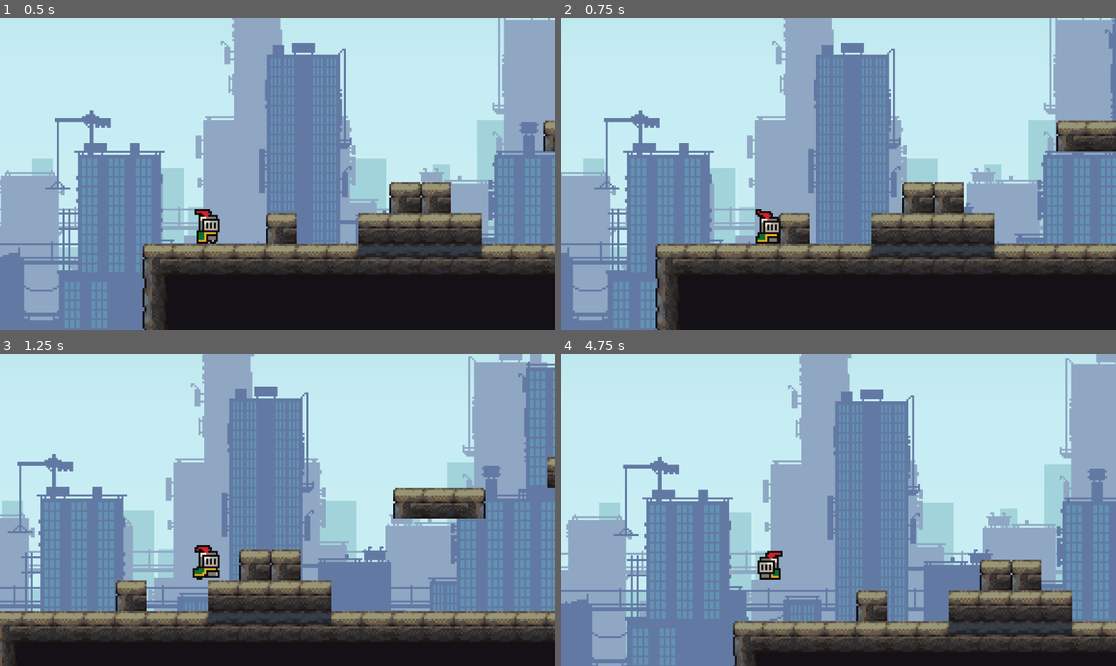
Above: before the commit, frames 1-4 (two rows, left to right).
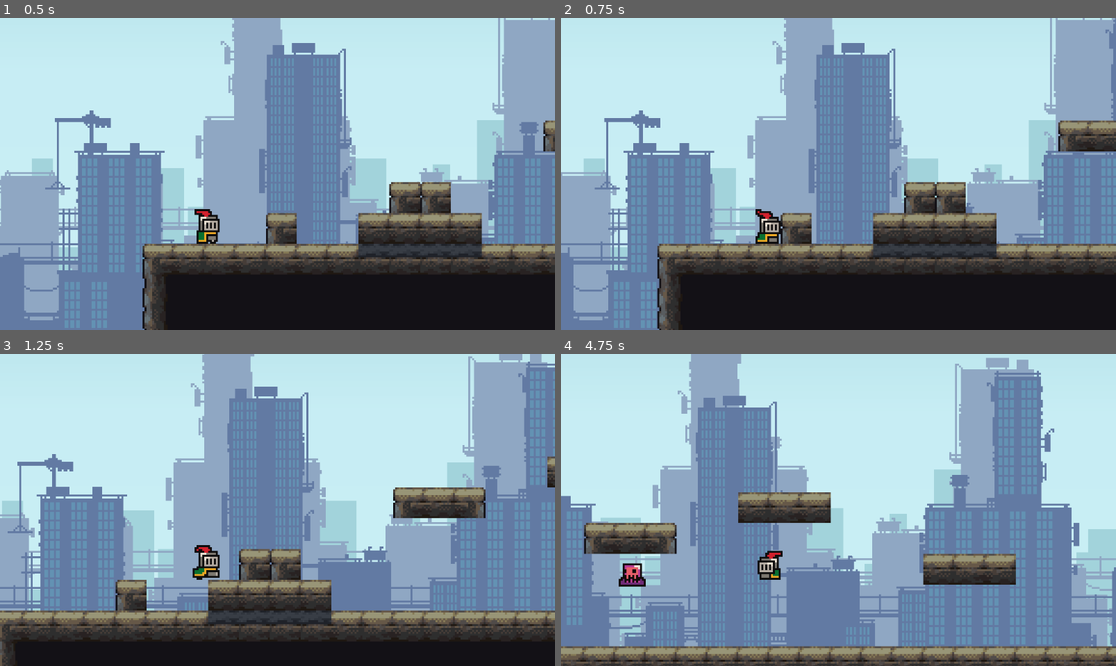
Above: after the commit, the same moments.

Repository: naziae23/brackeys-game-jam-2026
Game: Godot game, scene res://scenes/sample_level1.tscn
The game is run twice, just before and just after one commit, with the same random seed, the same clock (stepped at 60 frames per second) and the same inputs.
Inputs:
- Up to frame 1 (0.5 s): no input
- Up to frame 2 (0.75 s): hold D (move_right) from 0.53 s (still down); tap Shift (Dash) at 0.6 s
- Up to frame 3 (1.25 s): keep holding D (move_right); tap Space (jump) at 0.77 s
- Up to frame 4 (4.75 s): tap Shift (Dash) every 0.75 s from 1.35 to 4.35 s; tap Space (jump) at 1.52, 3.02, 3.77, 4.52 s; release D (move_right) at 2.03 s; hold A (move_left) 2.03-2.78 s; hold D (move_right) 2.78-4.28 s; hold A (move_left) from 4.28 s (still down)

Frame 1 is identical in both runs. In frame 2, 3.2% of the frame differs, in the area x 0-100%, y 0-100%; in frame 3, 1.4%; in frame 4, 67%.

Commit message:
player collision is now a square pls

Diff:
--- a/scenes/player.tscn
+++ b/scenes/player.tscn
@@ -168,8 +168,8 @@
 "speed": 10.0
 }]
 
-[sub_resource type="CircleShape2D" id="CircleShape2D_yceh7"]
-radius = 5.0
+[sub_resource type="RectangleShape2D" id="RectangleShape2D_g2els"]
+size = Vector2(13, 15)
 
 [node name="Player" type="CharacterBody2D" unique_id=854190572]
 z_index = 5
@@ -182,5 +182,5 @@
 autoplay = "idle"
 
 [node name="CollisionShape2D" type="CollisionShape2D" parent="." unique_id=131047537]
-position = Vector2(0, 7)
-shape = SubResource("CircleShape2D_yceh7")
+position = Vector2(-0.5, 4.5)
+shape = SubResource("RectangleShape2D_g2els")
